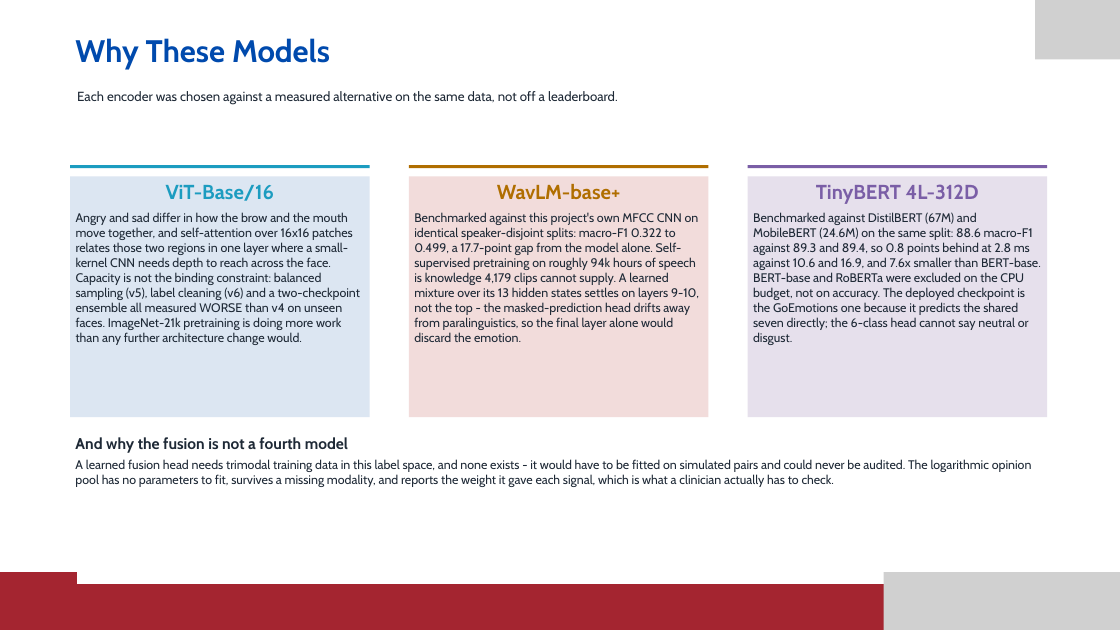
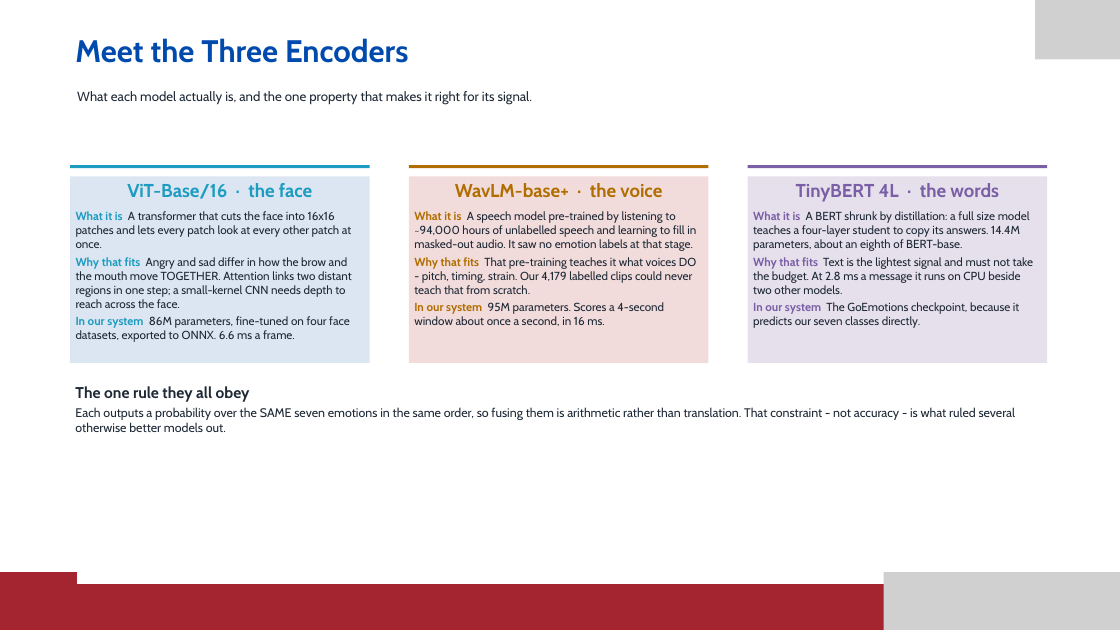
Before and after one commit to Piyushchy/Fyp-project, a slide deck: slide 13 of presentation/Sept_eval_1_multimodal.pptx. Drawn at 1120x630 pixels with LibreOffice and Linux fonts; fonts in the diff are those of the drawing; grey boxes stand for pictures. Boxes give left, top, right and bottom in pixels: in the first picture for what was removed or moved away, otherwise in the second. Text is boxed around its words. In the diff, an @@ line names an element or a change of style, - is before the commit and + after.

```diff
--- a/presentation/Sept_eval_1_multimodal.pptx
+++ b/presentation/Sept_eval_1_multimodal.pptx
@@ text at (x1=75, y1=38, x2=408, y2=63): text changed @@
-Why These Models
+Meet the Three Encoders
@@ text at (x1=77, y1=91, x2=532, y2=104): text changed @@
-Each encoder was chosen against a measured alternative on the same data, not off a leaderboard.
+What each model actually is, and the one property that makes it right for its signal.
@@ rectangle "ViT-Base/16 · the face" resized from (x1=70, y1=176, x2=370, y2=417) to (x1=70, y1=176, x2=370, y2=363) @@
@@ rectangle "WavLM-base+ · the voice" resized from (x1=409, y1=176, x2=708, y2=417) to (x1=409, y1=176, x2=708, y2=363) @@
@@ rectangle "TinyBERT 4L · the words" resized from (x1=748, y1=176, x2=1047, y2=417) to (x1=748, y1=176, x2=1047, y2=363) @@
@@ text in rectangle at (x1=76, y1=183, x2=352, y2=342): text changed; size 16 to 15 pt @@
-ViT-Base/16
-Angry and sad differ in how the brow and the mouth move together, and self-attention over 16x16 patches relates those two regions in one layer where a small-kernel CNN needs depth to reach across the face. Capacity is not the binding constraint: balanced sampling (v5), label cleaning (v6) and a two-checkpoint ensemble all measured WORSE than v4 on unseen faces. ImageNet-21k pretraining is doing more work than any further architecture change would.
+ViT-Base/16 · the face
+What it is A transformer that cuts the face into 16x16 patches and lets every patch look at every other patch at once.
+Why that fits Angry and sad differ in how the brow and the mouth move TOGETHER. Attention links two distant regions in one step; a small-kernel CNN needs depth to reach across the face.
+In our system 86M parameters, fine-tuned on four face datasets, exported to ONNX. 6.6 ms a frame.
@@ text in rectangle at (x1=414, y1=183, x2=696, y2=326): text changed; size 16 to 15 pt @@
-WavLM-base+
-Benchmarked against this project's own MFCC CNN on identical speaker-disjoint splits: macro-F1 0.322 to 0.499, a 17.7-point gap from the model alone. Self-supervised pretraining on roughly 94k hours of speech is knowledge 4,179 clips cannot supply. A learned mixture over its 13 hidden states settles on layers 9-10, not the top - the masked-prediction head drifts away from paralinguistics, so the final layer alone would discard the emotion.
+WavLM-base+ · the voice
+What it is A speech model pre-trained by listening to ~94,000 hours of unlabelled speech and learning to fill in masked-out audio. It saw no emotion labels at that stage.
+Why that fits That pre-training teaches it what voices DO - pitch, timing, strain. Our 4,179 labelled clips could never teach that from scratch.
+In our system 95M parameters. Scores a 4-second window about once a second, in 16 ms.
@@ text in rectangle at (x1=753, y1=183, x2=1033, y2=328): text changed; size 16 to 15 pt @@
-TinyBERT 4L-312D
-Benchmarked against DistilBERT (67M) and MobileBERT (24.6M) on the same split: 88.6 macro-F1 against 89.3 and 89.4, so 0.8 points behind at 2.8 ms against 10.6 and 16.9, and 7.6x smaller than BERT-base. BERT-base and RoBERTa were excluded on the CPU budget, not on accuracy. The deployed checkpoint is the GoEmotions one because it predicts the shared seven directly; the 6-class head cannot say neutral or disgust.
+TinyBERT 4L · the words
+What it is A BERT shrunk by distillation: a full size model teaches a four-layer student to copy its answers. 14.4M parameters, about an eighth of BERT-base.
+Why that fits Text is the lightest signal and must not take the budget. At 2.8 ms a message it runs on CPU beside two other models.
+In our system The GoEmotions checkpoint, because it predicts our seven classes directly.
@@ text at (x1=75, y1=386, x2=1016, y2=432): text changed @@
-And why the fusion is not a fourth model
-A learned fusion head needs trimodal training data in this label space, and none exists - it would have to be fitted on simulated pairs and could never be audited. The logarithmic opinion pool has no parameters to fit, survives a missing modality, and reports the weight it gave each signal, which is what a clinician actually has to check.
+The one rule they all obey
+Each outputs a probability over the SAME seven emotions in the same order, so fusing them is arithmetic rather than translation. That constraint - not accuracy - is what ruled several otherwise better models out.
```
Also in this commit, not shown: 3 other slides changed, 1 slide added, 4 other files.
